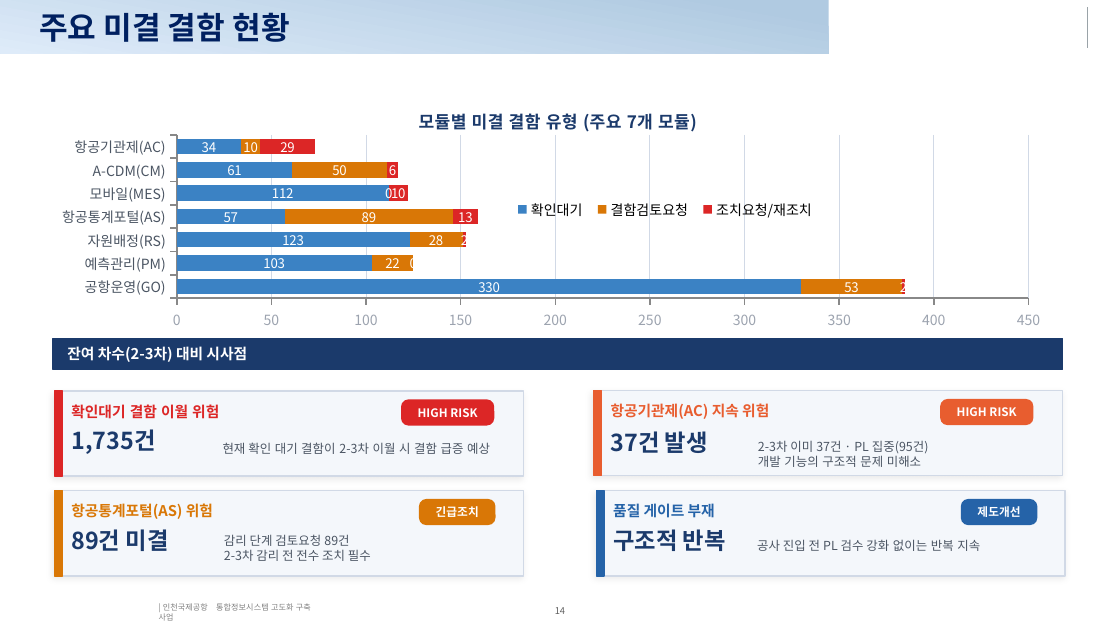
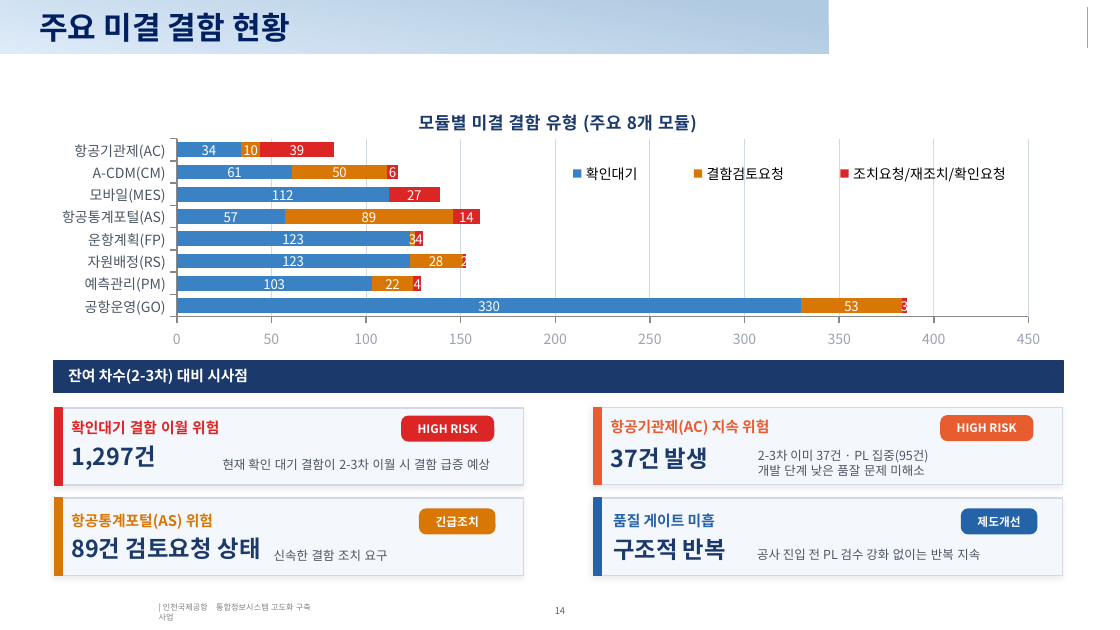
Before and after one commit to kechristal/iiac, a slide deck: slide 14 of 결함분석_종합보고서_최종.pptx. Drawn at 1120x630 pixels with LibreOffice and Linux fonts; fonts in the diff are those of the drawing; background and template pictures are left out. Boxes give left, top, right and bottom in pixels: in the first picture for what was removed or moved away, otherwise in the second. Text is boxed around its words. In the diff, an @@ line names an element or a change of style, - is before the commit and + after.

```diff
--- a/결함분석_종합보고서_최종.pptx
+++ b/결함분석_종합보고서_최종.pptx
@@ bar stacked chart at bbox=[53, 93, 1063, 357] @@
@@ title "모듈별 미결 결함 유형 (주요 7개 모듈)" to "모듈별 미결 결함 유형 (주요 8개 모듈)" @@
-categories: 공항운영(GO), 예측관리(PM), 자원배정(RS), 항공통계포털(AS), 모바일(MES), A-CDM(CM), 항공기관제(AC)
+categories: 공항운영(GO), 예측관리(PM), 자원배정(RS), 운항계획(FP), 항공통계포털(AS), 모바일(MES), A-CDM(CM), 항공기관제(AC)
-확인대기: 330, 103, 123, 57, 112, 61, 34
+확인대기: 330, 103, 123, 123, 57, 112, 61, 34
-결함검토요청: 53, 22, 28, 89, 0, 50, 10
+결함검토요청: 53, 22, 28, 3, 89, -, 50, 10
-조치요청/재조치: 2, 0, 2, 13, 10, 6, 29
+조치요청/재조치/확인요청: 3, 4, 2, 4, 14, 27, 6, 39
@@ bar stacked chart: place and size @@
-bar stacked chart at bbox=[53, 93, 1063, 336]
+bar stacked chart at bbox=[53, 93, 1063, 357]
@@ rectangle: place and size @@
-rectangle at bbox=[53, 338, 1063, 370]
+rectangle at bbox=[54, 362, 1064, 393]
@@ text "잔여 차수(2-3차) 대비 시사점": place and size @@
-text "잔여 차수(2-3차) 대비 시사점" at bbox=[67, 346, 247, 362]
+text "잔여 차수(2-3차) 대비 시사점" at bbox=[68, 368, 248, 384]
@@ rectangle: place and size @@
-rectangle at bbox=[55, 391, 524, 476]
+rectangle at bbox=[55, 408, 524, 485]
@@ rectangle: place and size @@
-rectangle at bbox=[55, 391, 63, 476]
+rectangle at bbox=[55, 408, 63, 485]
@@ rectangle: place and size @@
-rectangle at bbox=[594, 391, 1063, 476]
+rectangle at bbox=[594, 408, 1063, 485]
@@ rectangle: place and size @@
-rectangle at bbox=[594, 391, 601, 476]
+rectangle at bbox=[594, 408, 601, 485]
@@ text at bbox=[71, 445, 155, 470]: text changed @@
-1,735건
+1,297건
@@ 4 texts, 2 rounded rectangles: place and size @@
-4 texts, 2 rounded rectangles at bbox=[71, 400, 1033, 454]
+4 texts, 2 rounded rectangles at bbox=[71, 416, 1033, 470]
@@ 4 texts, 2 rounded rectangles: place and size @@
-4 texts, 2 rounded rectangles at bbox=[71, 440, 1037, 551]
+4 texts, 2 rounded rectangles at bbox=[71, 449, 1037, 560]
@@ text at bbox=[758, 464, 924, 476]: text changed @@
-개발 기능의 구조적 문제 미해소
+개발 단계 낮은 품잘 문제 미해소
@@ rectangle: place and size @@
-rectangle at bbox=[55, 491, 524, 576]
+rectangle at bbox=[55, 498, 524, 576]
@@ rectangle: place and size @@
-rectangle at bbox=[55, 491, 63, 576]
+rectangle at bbox=[55, 498, 63, 576]
@@ rectangle: place and size @@
-rectangle at bbox=[597, 491, 1066, 576]
+rectangle at bbox=[594, 498, 1063, 576]
@@ rectangle: place and size @@
-rectangle at bbox=[597, 491, 605, 576]
+rectangle at bbox=[594, 498, 601, 576]
@@ text at bbox=[71, 537, 261, 559]: text changed @@
-89건 미결
+89건 검토요청 상태
@@ text at bbox=[613, 513, 715, 528]: text changed @@
-품질 게이트 부재
+품질 게이트 미흡
@@ text at bbox=[274, 549, 388, 561]: text changed @@
-감리 단계 검토요청 89건
-2-3차 감리 전 전수 조치 필수
+신속한 결함 조치 요구
```
Also in this commit, not shown: 15 other slides changed, 1 other file.
